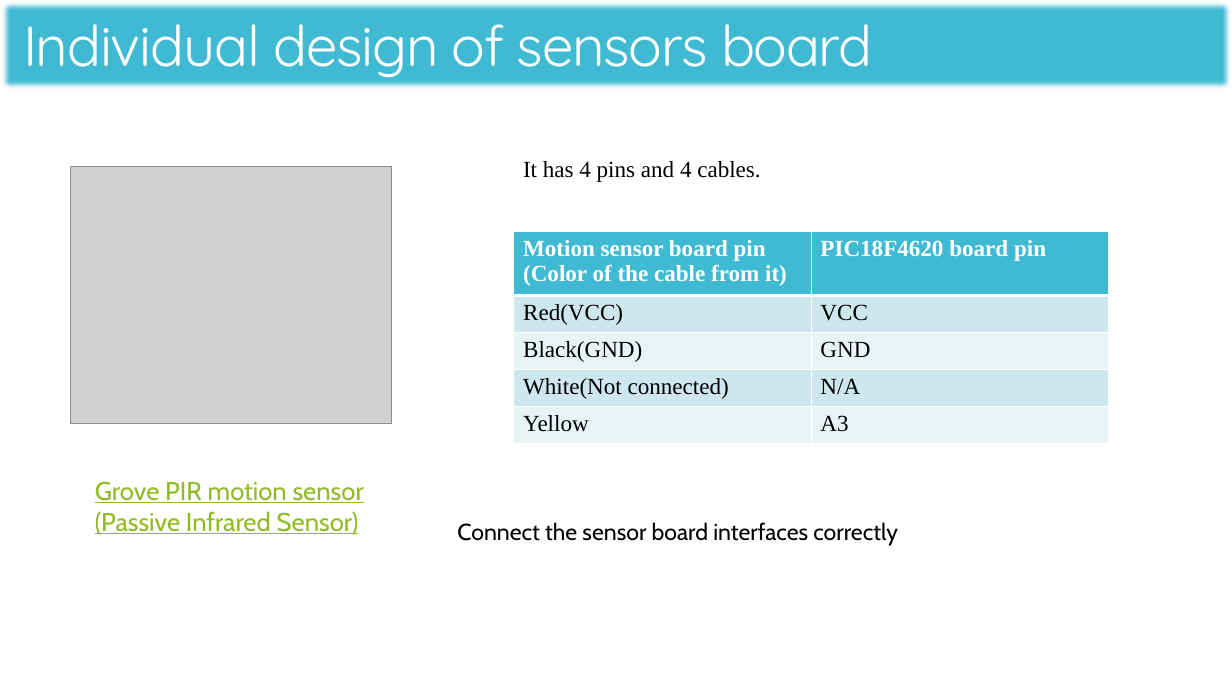
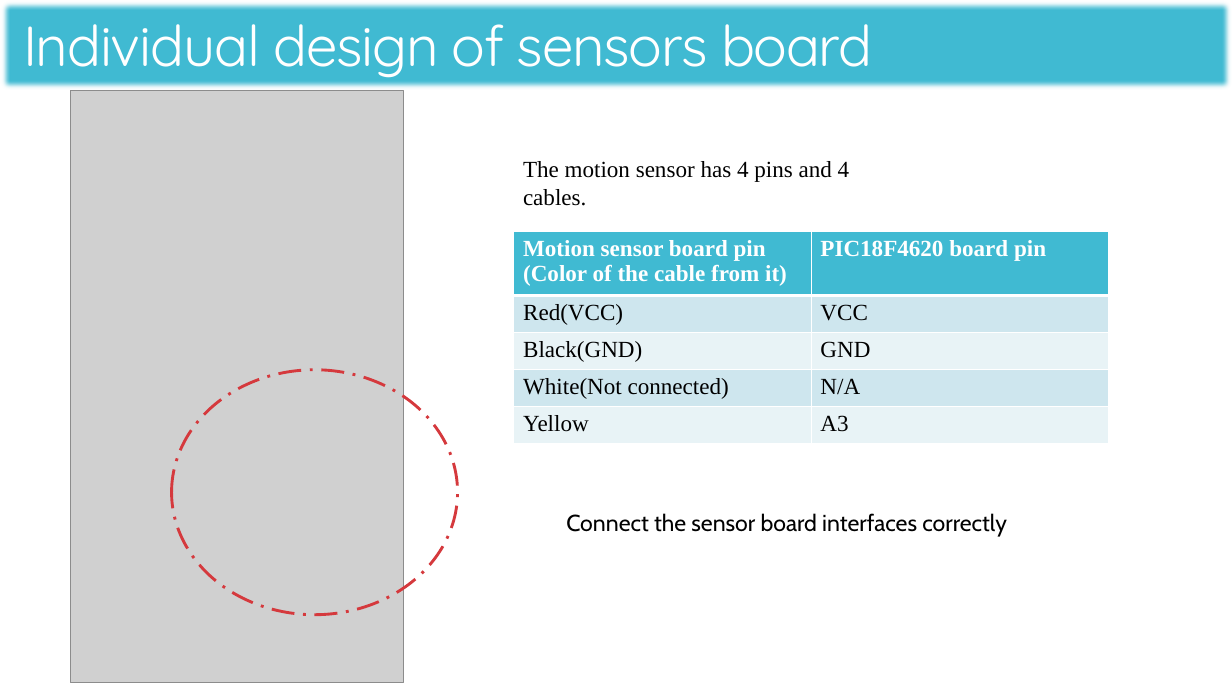
Before and after one commit to kashyu/g23, a slide deck: slide 2 of Group 23_motion.pptx. Drawn at 1232x693 pixels with LibreOffice and Linux fonts; fonts in the diff are those of the drawing; grey boxes stand for pictures. Boxes give left, top, right and bottom in pixels: in the first picture for what was removed or moved away, otherwise in the second. Text is boxed around its words. In the diff, an @@ line names an element or a change of style, - is before the commit and + after.

```diff
--- a/Group 23_motion.pptx
+++ b/Group 23_motion.pptx
@@ picture added at [70,91,403,683] @@
@@ text at [523,161,850,206]: text changed @@
-It has 4 pins and 4 cables.
+The motion sensor has 4 pins and 4 cables.
@@ ellipse added at [172,370,458,615], outline #D5393D 2.25 pt dashed @@
@@ text removed at [95,481,364,535] @@
-Grove PIR motion sensor
-(Passive Infrared Sensor)
@@ text "Connect the sensor board interfaces ...": place and size @@
-text "Connect the sensor board interfaces ..." at [457,522,898,546]
+text "Connect the sensor board interfaces ..." at [566,513,1007,537]
```
Also in this commit, not shown: 1 other slide changed.
